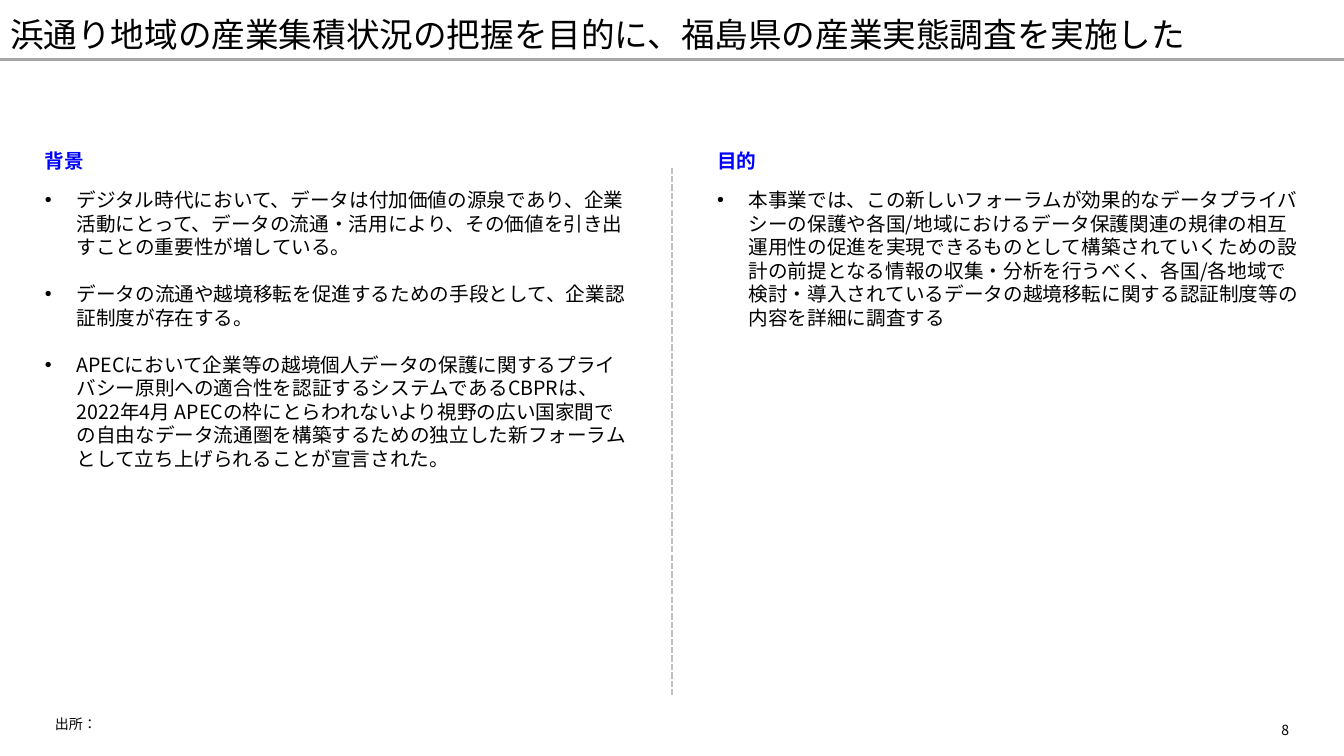
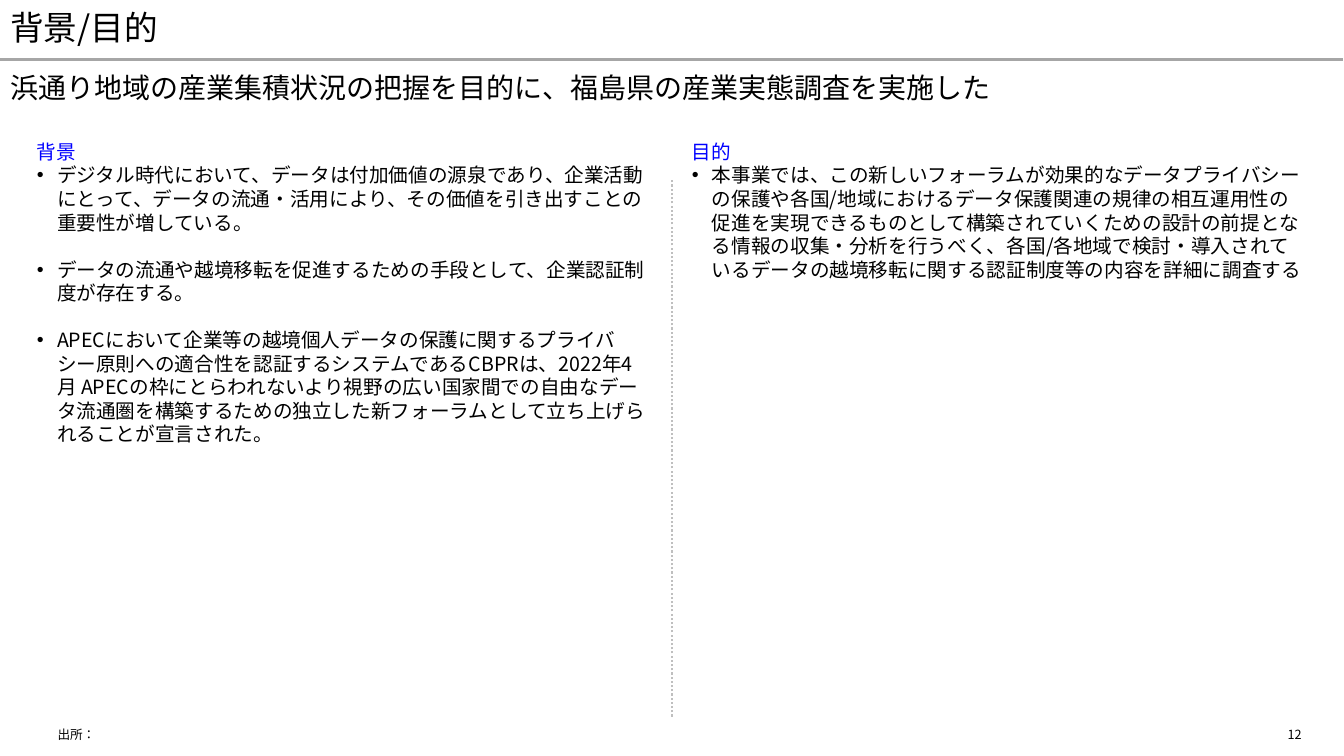
Before and after one commit to yuzucha16/dotfiles, a slide deck: slide 12 of office/Blank.potx (slide 8 before the commit). Drawn at 1344x756 pixels with LibreOffice and Linux fonts; fonts in the diff are those of the drawing. Boxes give left, top, right and bottom in pixels: in the first picture for what was removed or moved away, otherwise in the second. Text is boxed around its words. In the diff, an @@ line names an element or a change of style, - is before the commit and + after.

```diff
--- a/office/Blank.potx
+++ b/office/Blank.potx
@@ title added at (10,11,158,46), 24 pt, text #000000 @@
+背景/目的
@@ text "浜通り地域の産業集積状況の把握を目的に、福島県の産業実態調査を実施した": place and size @@
-text "浜通り地域の産業集積状況の把握を目的に、福島県の産業実態調査を実施した" at (10,18,1185,50)
+text "浜通り地域の産業集積状況の把握を目的に、福島県の産業実態調査を実施した" at (10,74,991,101)
@@ text "浜通り地域の産業集積状況の把握を目的に、福島県の産業実態調査を実施した" at (10,74,991,101): size 24 to 20 pt; more space between paragraphs; vertical alignment bottom to middle @@
@@ text at (37,142,76,161): paragraph added @@
+背景
@@ text "背景": place and size @@
-text "背景" at (76,190,624,468)
+text "背景" at (37,142,645,443)
@@ text at (692,142,731,161): paragraph added @@
+目的
@@ text "目的": place and size @@
-text "目的" at (749,190,1298,327)
+text "目的" at (692,142,1301,279)
@@ text removed at (45,151,84,170) @@
-背景
@@ text at (57,165,645,443): indent changed @@
@@ line moved from (673, 696) - (673, 166) to (673, 717) - (673, 179) @@
@@ text at (712,165,1301,279): indent changed @@
@@ text removed at (717,151,756,170) @@
-目的
@@ text "出所：": place and size @@
-text "出所：" at (55,717,97,730)
+text "出所：" at (58,728,96,740)
@@ text "出所：" at (58,728,96,740): size 10 to 9 pt; vertical alignment top to middle @@
@@ page number removed at (1281,724,1289,735) @@
-8
@@ page number added at (1288,729,1302,739), 9 pt, text #000000 @@
+12
```
Also in this commit, not shown: 36 other slides changed, 14 slides added, 2 slides removed.
